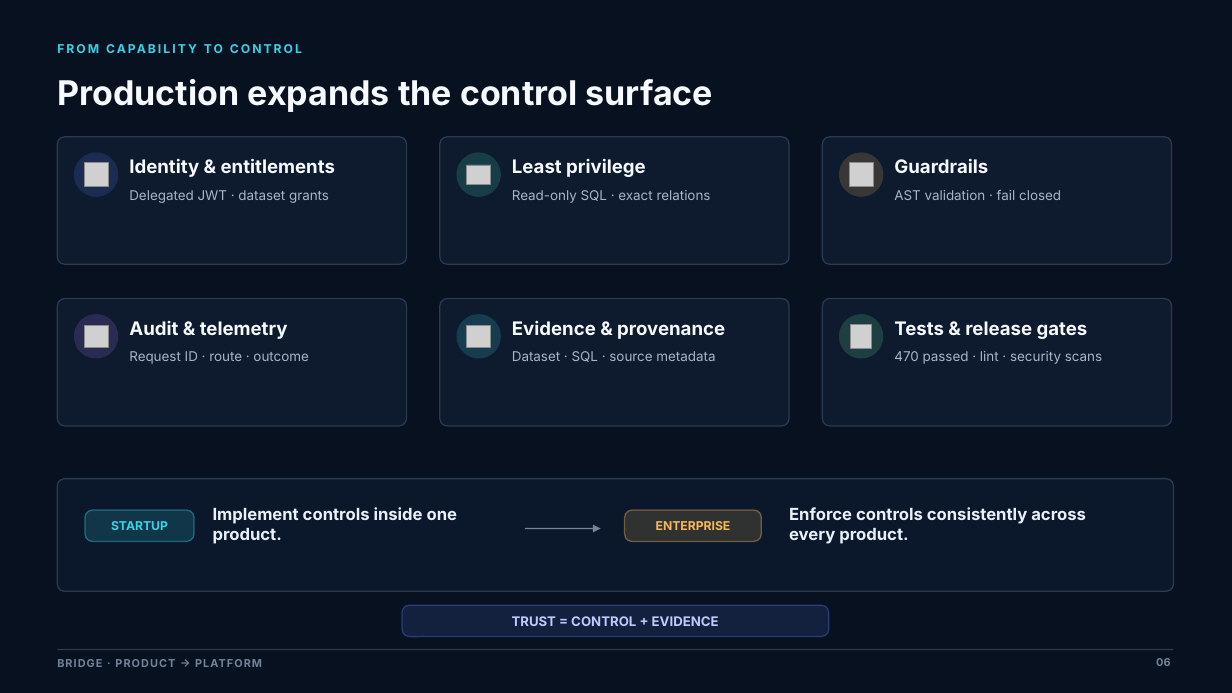
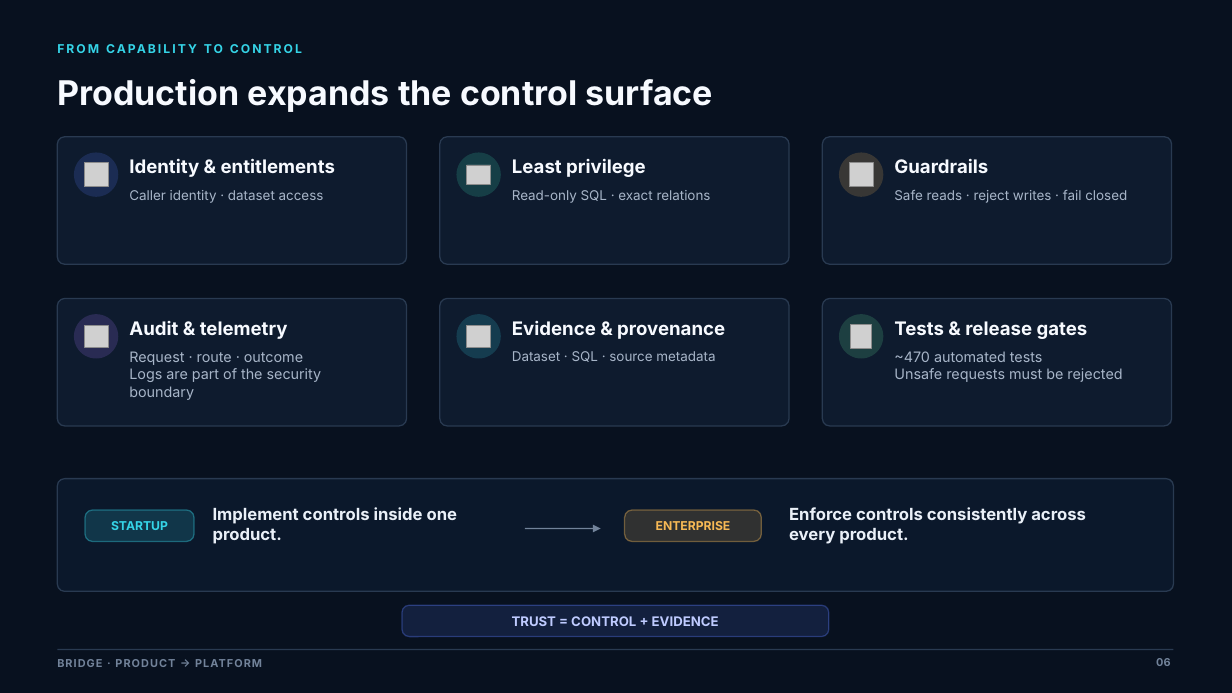
Before and after one commit to kolygri/kolygri.github.io, a slide deck: slide 6 of presentations/Beyond_the_Demo_Trusted_AI_Agents_MCP_AI_Expo_2026.pptx. Drawn at 1232x693 pixels with LibreOffice and Linux fonts; fonts in the diff are those of the drawing; grey boxes stand for pictures; background and template pictures are left out. Boxes give left, top, right and bottom in pixels: in the first picture for what was removed or moved away, otherwise in the second. Text is boxed around its words. In the diff, an @@ line names an element or a change of style, - is before the commit and + after.

```diff
--- a/presentations/Beyond_the_Demo_Trusted_AI_Agents_MCP_AI_Expo_2026.pptx
+++ b/presentations/Beyond_the_Demo_Trusted_AI_Agents_MCP_AI_Expo_2026.pptx
@@ text at [129, 190, 324, 203]: text changed @@
-Delegated JWT · dataset grants
+Caller identity · dataset access
@@ text at [894, 190, 1127, 203]: text changed @@
-AST validation · fail closed
+Safe reads · reject writes · fail closed
@@ text at [129, 351, 322, 400]: text changed; size 10.5 to 11.2 pt @@
-Request ID · route · outcome
+Request · route · outcome
+Logs are part of the security boundary
@@ text at [894, 351, 1122, 382]: text changed; size 10.5 to 11.2 pt @@
-470 passed · lint · security scans
+~470 automated tests
+Unsafe requests must be rejected
```
Also in this commit, not shown: 10 other slides changed, 1 other file.
